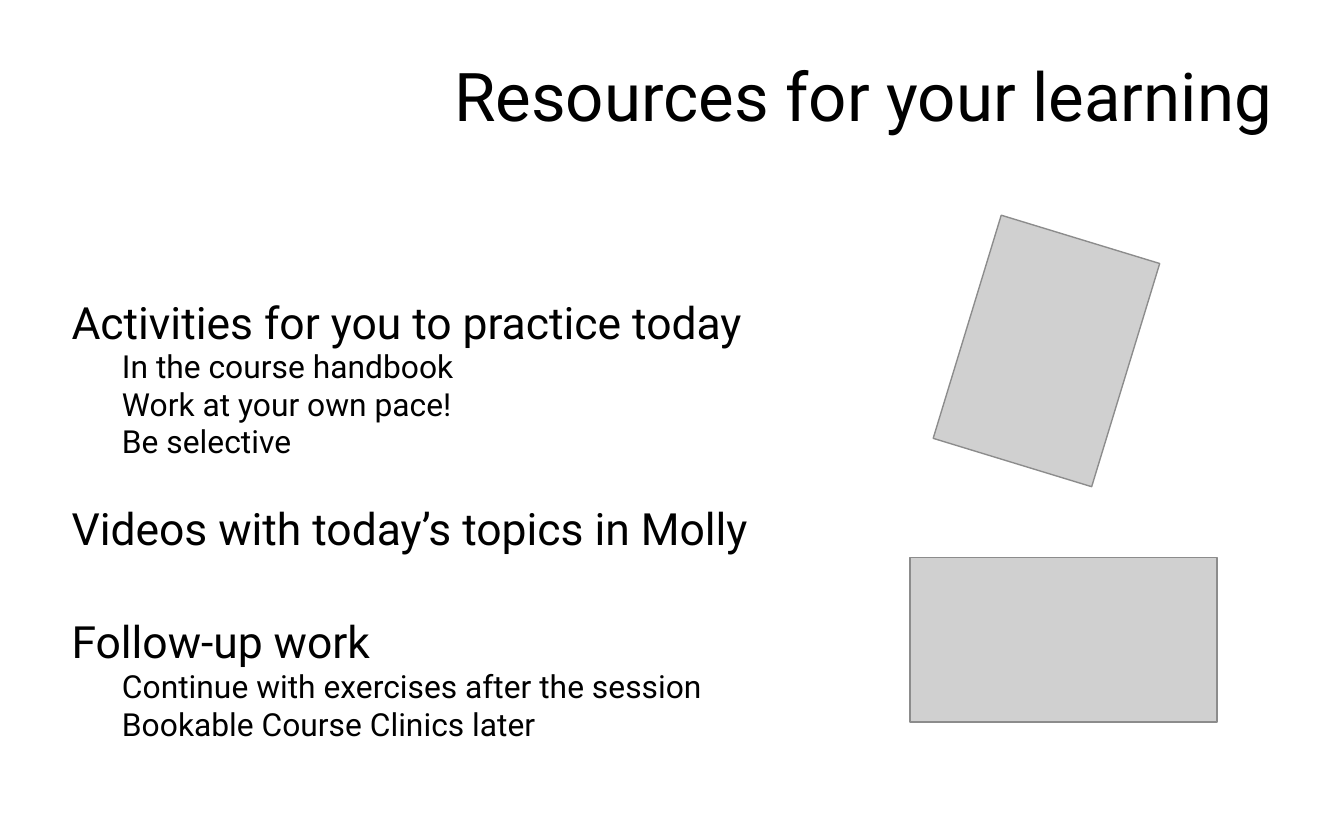
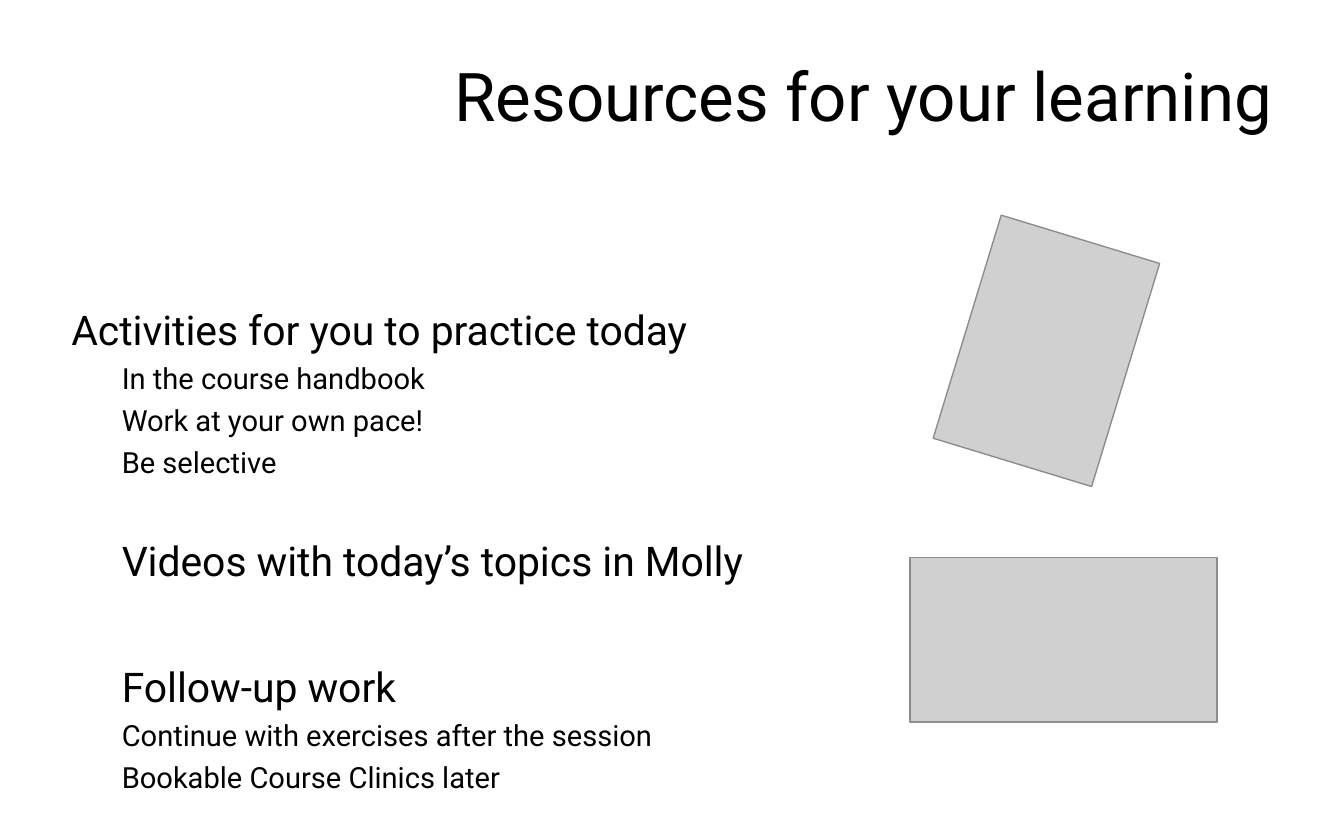
Before and after one commit to sraorao/R-A-First-Look, a slide deck: slide 14 of DA024W - R_A_First_Look.pptx. Drawn at 1344x840 pixels with LibreOffice and Linux fonts; fonts in the diff are those of the drawing; grey boxes stand for pictures; background and template pictures are left out. Boxes give left, top, right and bottom in pixels: in the first picture for what was removed or moved away, otherwise in the second. Text is boxed around its words. In the diff, an @@ line names an element or a change of style, - is before the commit and + after.

```diff
--- a/DA024W - R_A_First_Look.pptx
+++ b/DA024W - R_A_First_Look.pptx
@@ text "Activities for you to practice ..." at (x1=71, y1=314, x2=743, y2=789): size 23.8 to 21.8 pt in "Activities for you to practice today", "Videos with today’s topics in Molly", "Follow-up work"; size 17 to 15.6 pt in "In the course handbook", "Work at your own pace!", "Be selective", "Continue with exercises after the session" and 1 more places; line spacing 0.8 to 1; list level 2 to 1 in "In the course handbook"; list level 2 to 1 in "Work at your own pace!"; list level 2 to 1 in "Be selective"; list level 2 to 1 in "Continue with exercises after the ..."; list level 2 to 1 in "Bookable Course Clinics later" @@
```
Also in this commit, not shown: 7 other slides changed.
